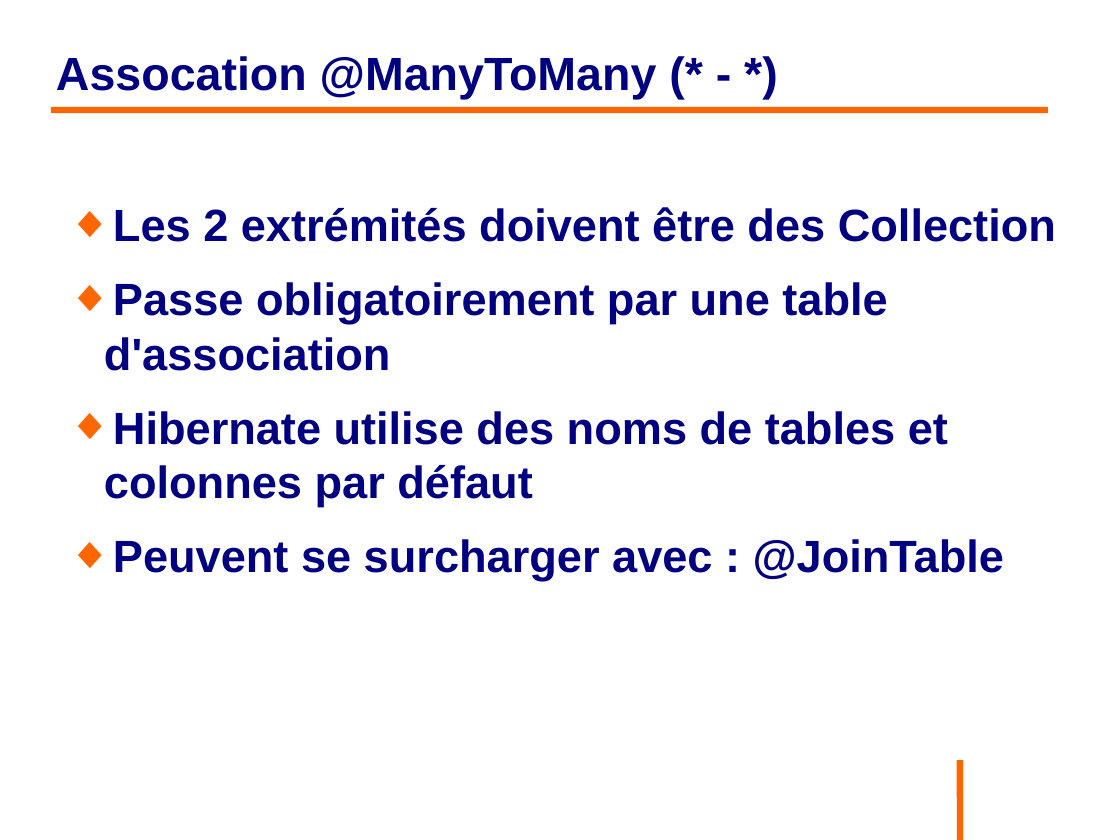
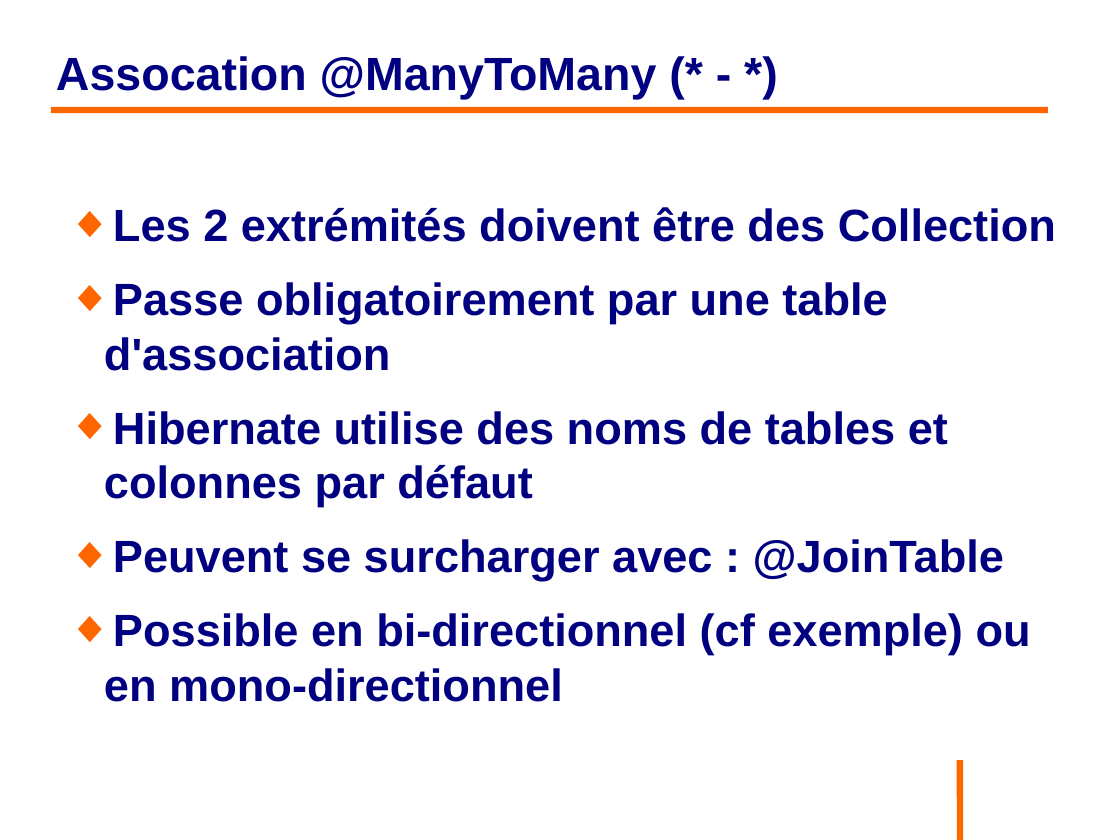
Before and after one commit to philphils/formation-hibernate-basique, a slide deck: slide 93 of Documentation/diapo_formation_hibernate.odp (slide 92 before the commit). Drawn at 1120x840 pixels with LibreOffice and Linux fonts; fonts in the diff are those of the drawing; background and template pictures are left out. Boxes give left, top, right and bottom in pixels: in the first picture for what was removed or moved away, otherwise in the second. Text is boxed around its words. In the diff, an @@ line names an element or a change of style, - is before the commit and + after.

```diff
--- a/Documentation/diapo_formation_hibernate.odp
+++ b/Documentation/diapo_formation_hibernate.odp
@@ text at (x1=104, y1=613, x2=1031, y2=702): paragraph added @@
+◆ Possible en bi-directionnel (cf exemple) ou en mono-directionnel
```
Also in this commit, not shown: 3 other slides changed, 2 slides added.
